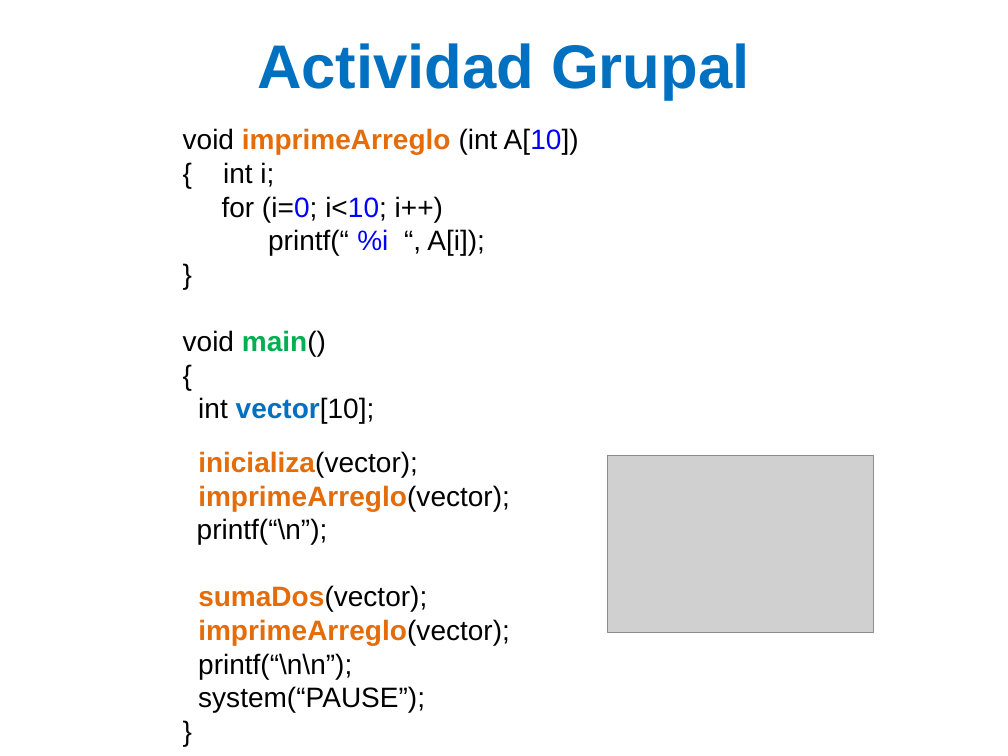
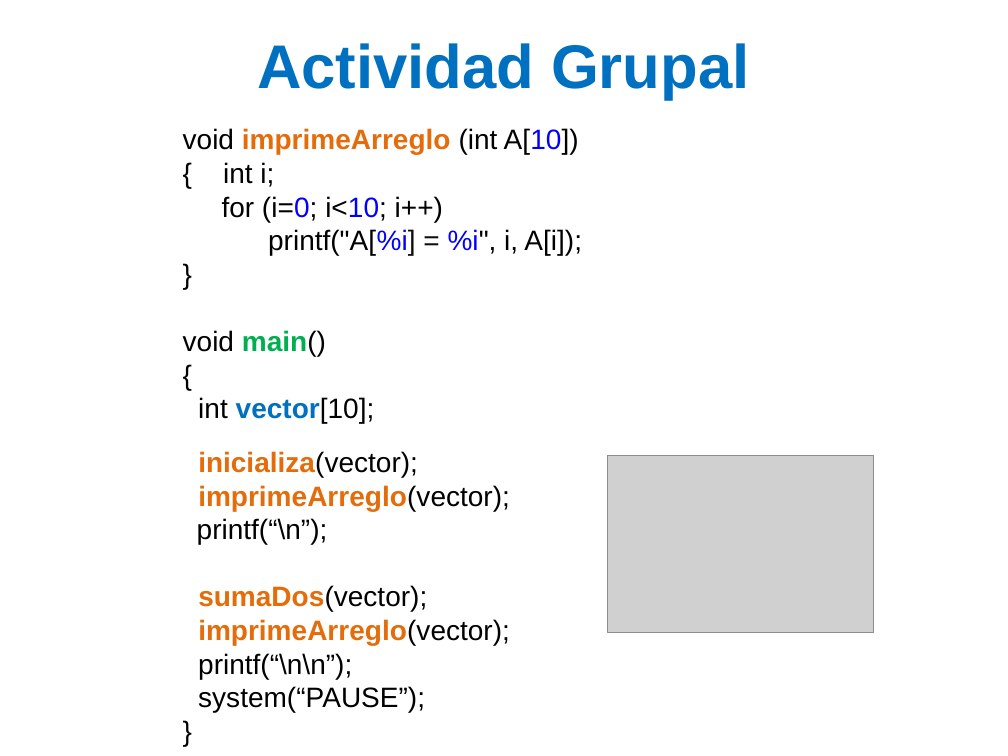
Before and after one commit to lizetheP/SolucionProblemas, a slide deck: slide 26 of CalendarioAgo20/Presentaciones/8_ArreglosC.pptx. Drawn at 1008x756 pixels with LibreOffice and Linux fonts; fonts in the diff are those of the drawing; grey boxes stand for pictures. Boxes give left, top, right and bottom in pixels: in the first picture for what was removed or moved away, otherwise in the second. Text is boxed around its words. In the diff, an @@ line names an element or a change of style, - is before the commit and + after.

```diff
--- a/CalendarioAgo20/Presentaciones/8_ArreglosC.pptx
+++ b/CalendarioAgo20/Presentaciones/8_ArreglosC.pptx
@@ text at box(268, 229, 582, 255): text changed @@
-printf(“ %i “, A[i]);
+printf("A[%i] = %i", i, A[i]);
```
Also in this commit, not shown: 1 other slide changed, 2 other files.
